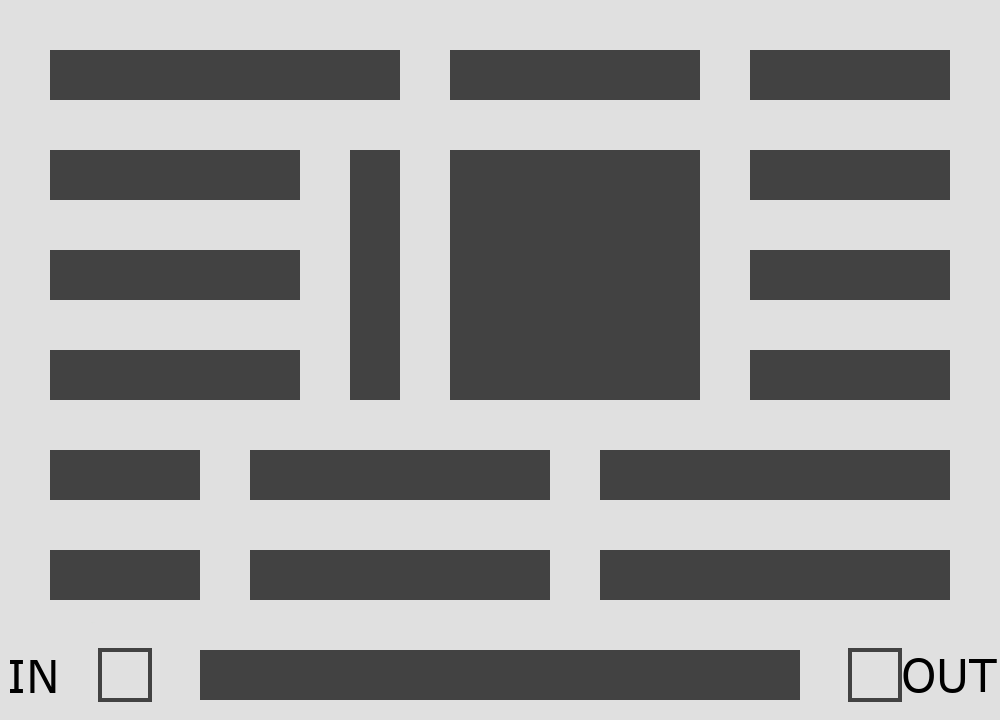
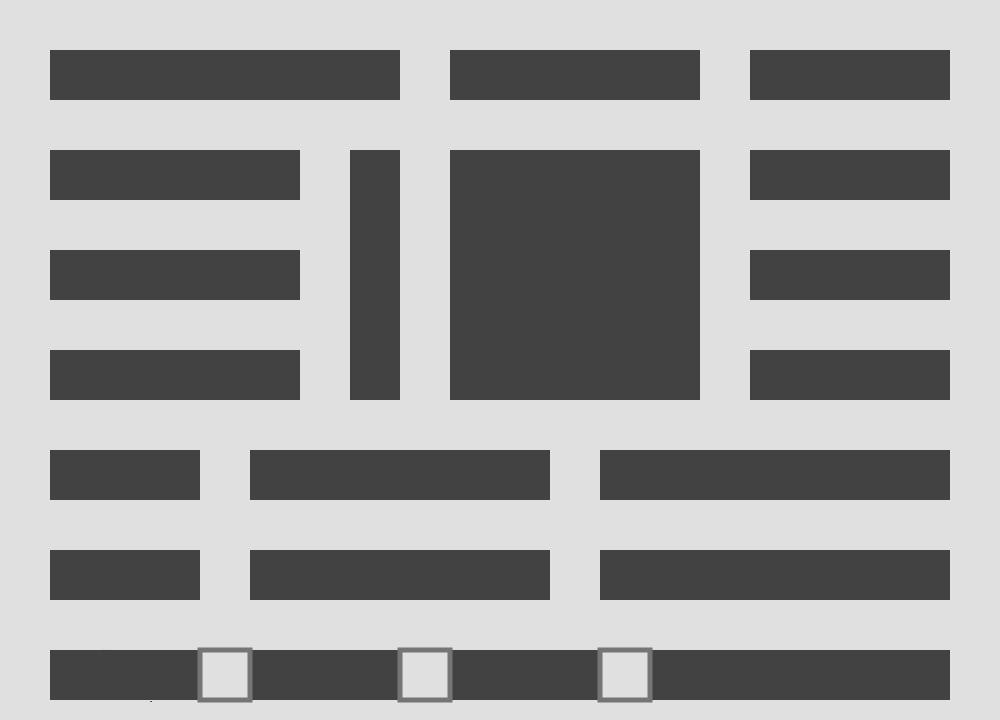
Two versions of the same layered image (w=1000, h=720). Layer-by-layer changes:
hid "OUT" over <box>903,658,997,693</box>
hid "IN" over <box>10,660,56,693</box>
added layer "Parking" above "Regały" over <box>197,647,653,703</box>
painted on "Regały" over <box>50,648,950,702</box>
